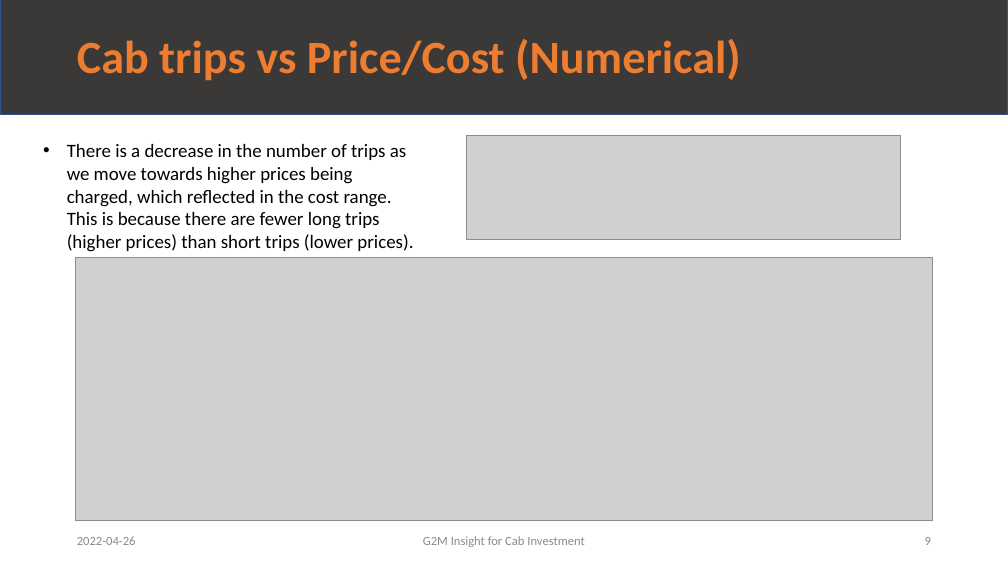
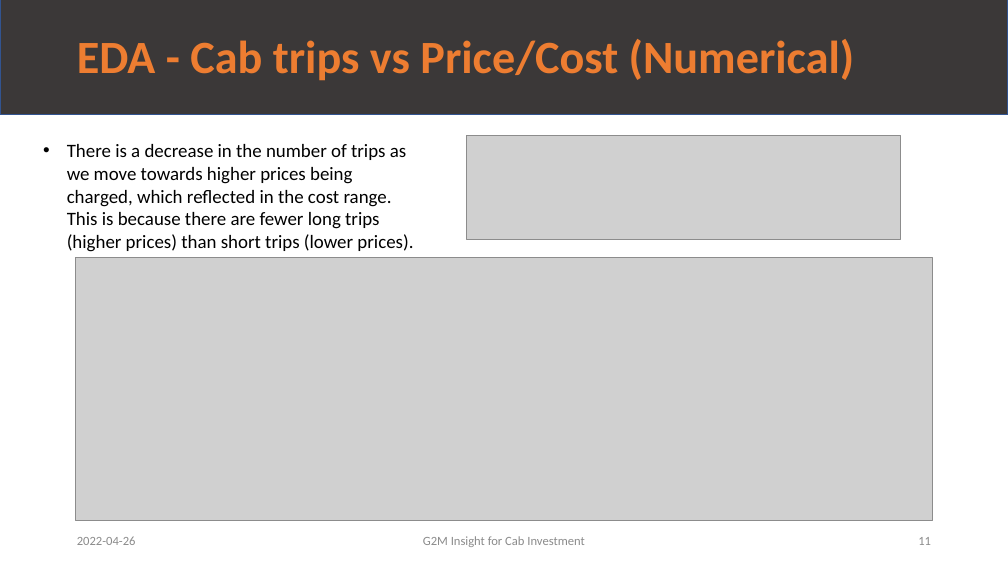
Before and after one commit to leopqrz/Data_Glacier_Internship, a slide deck: slide 11 of week_02/G2M_Case_Study_V1.0_Leo.pptx (slide 9 before the commit). Drawn at 1008x567 pixels with LibreOffice and Linux fonts; fonts in the diff are those of the drawing; grey boxes stand for pictures. Boxes give left, top, right and bottom in pixels: in the first picture for what was removed or moved away, otherwise in the second. Text is boxed around its words. In the diff, an @@ line names an element or a change of style, - is before the commit and + after.

```diff
--- a/week_02/G2M_Case_Study_V1.0_Leo.pptx
+++ b/week_02/G2M_Case_Study_V1.0_Leo.pptx
@@ text at box(77, 39, 855, 81): text changed @@
-Cab trips vs Price/Cost (Numerical)
+EDA - Cab trips vs Price/Cost (Numerical)
@@ page number at box(918, 537, 931, 545): text changed @@
-9
+11
```
Also in this commit, not shown: 35 other slides changed, 2 slides added, 1 other file.
